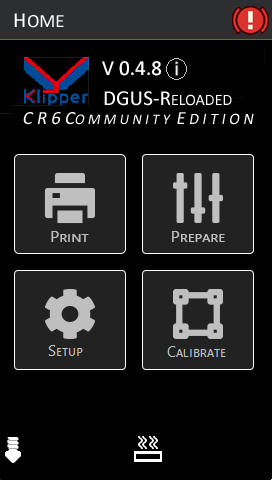
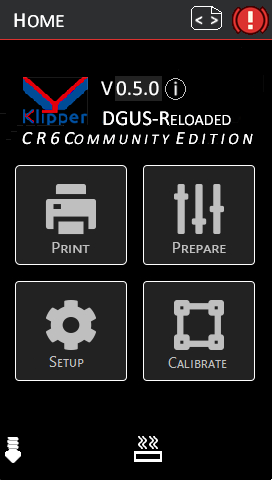
Layer changes from the first 272×480 image to the second:
removed layer "Titles" over [14,13,254,125]
removed layer "VERSION" over [102,61,161,76]
added layer "0.5.0" above "Background" over [116,81,159,96]
painted on "Background" over [6,6,265,381]
